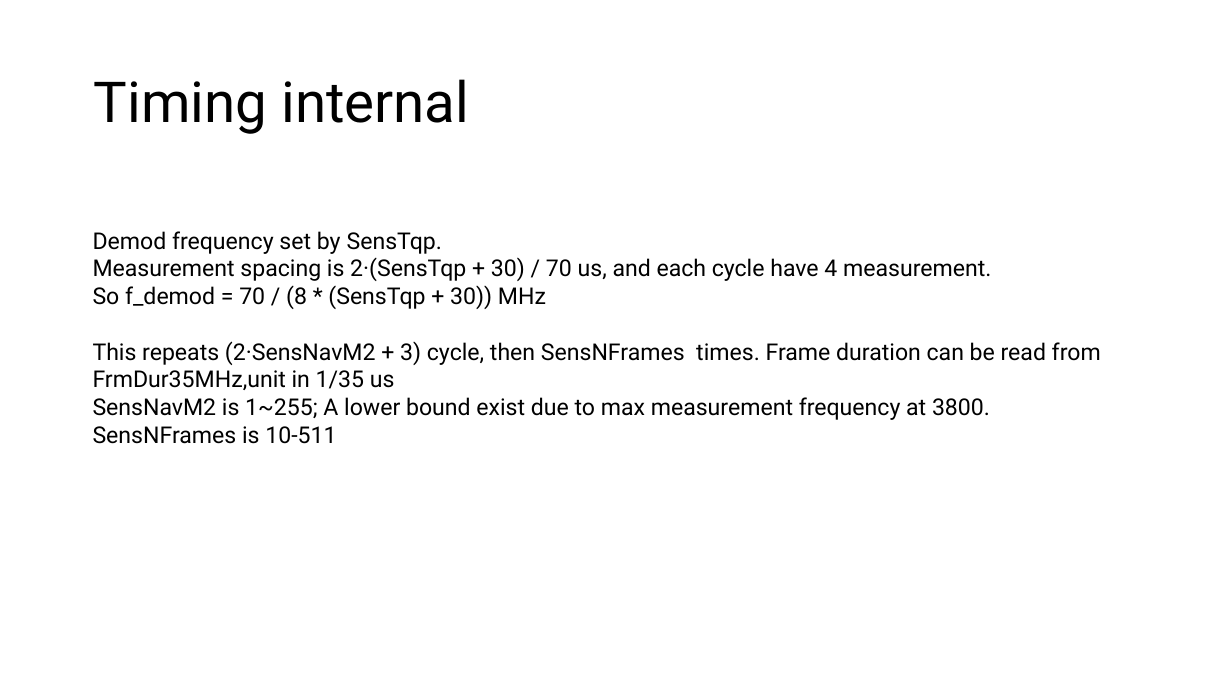
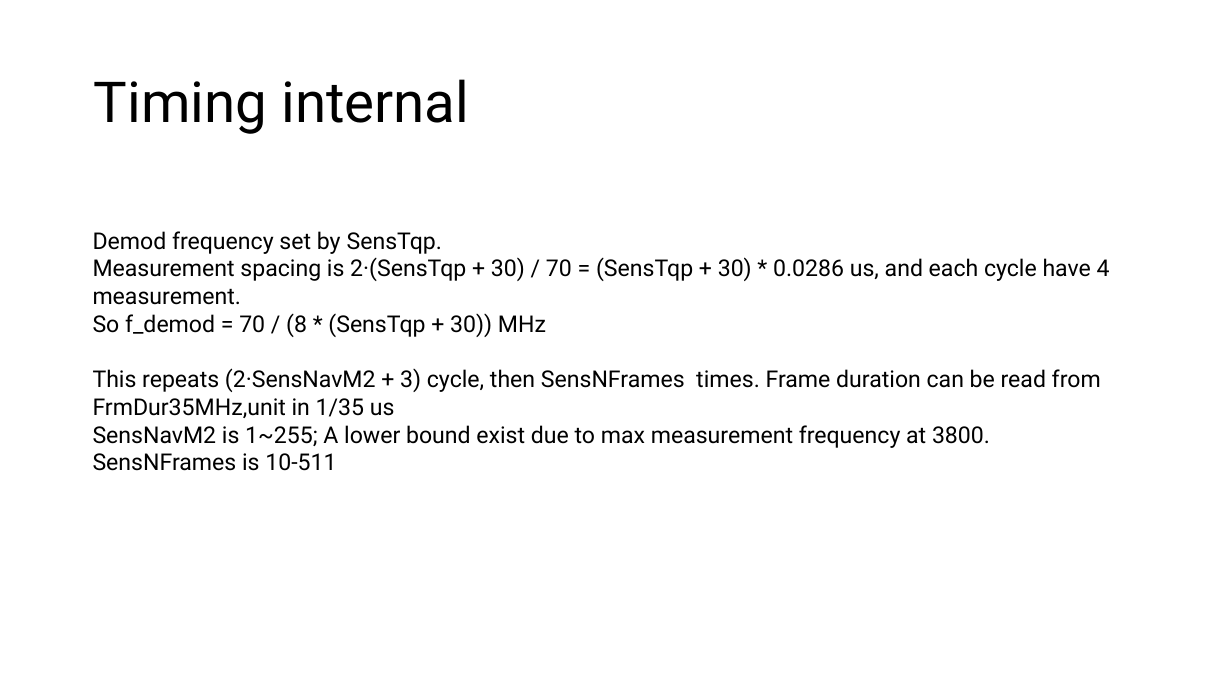
Before and after one commit to Purdue-Huang-Lab/MOKE_measurement, a slide deck: slide 2 of helicam_document/Timing and demod.pptx. Drawn at 1232x693 pixels with LibreOffice and Linux fonts; fonts in the diff are those of the drawing. Boxes give left, top, right and bottom in pixels: in the first picture for what was removed or moved away, otherwise in the second. Text is boxed around its words. In the diff, an @@ line names an element or a change of style, - is before the commit and + after.

```diff
--- a/helicam_document/Timing and demod.pptx
+++ b/helicam_document/Timing and demod.pptx
@@ text at (x1=93, y1=257, x2=1110, y2=305): text changed @@
-Measurement spacing is 2·(SensTqp + 30) / 70 us, and each cycle have 4 measurement.
+Measurement spacing is 2·(SensTqp + 30) / 70 = (SensTqp + 30) * 0.0286 us, and each cycle have 4 measurement.
```
Also in this commit, not shown: 1 other slide changed, 2 other files.
